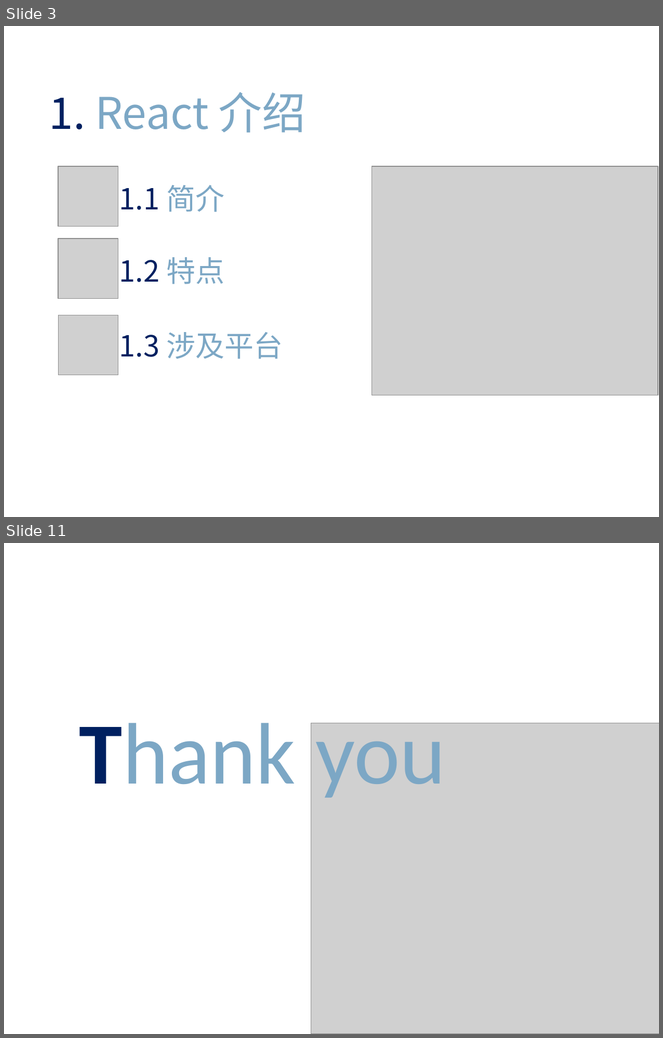
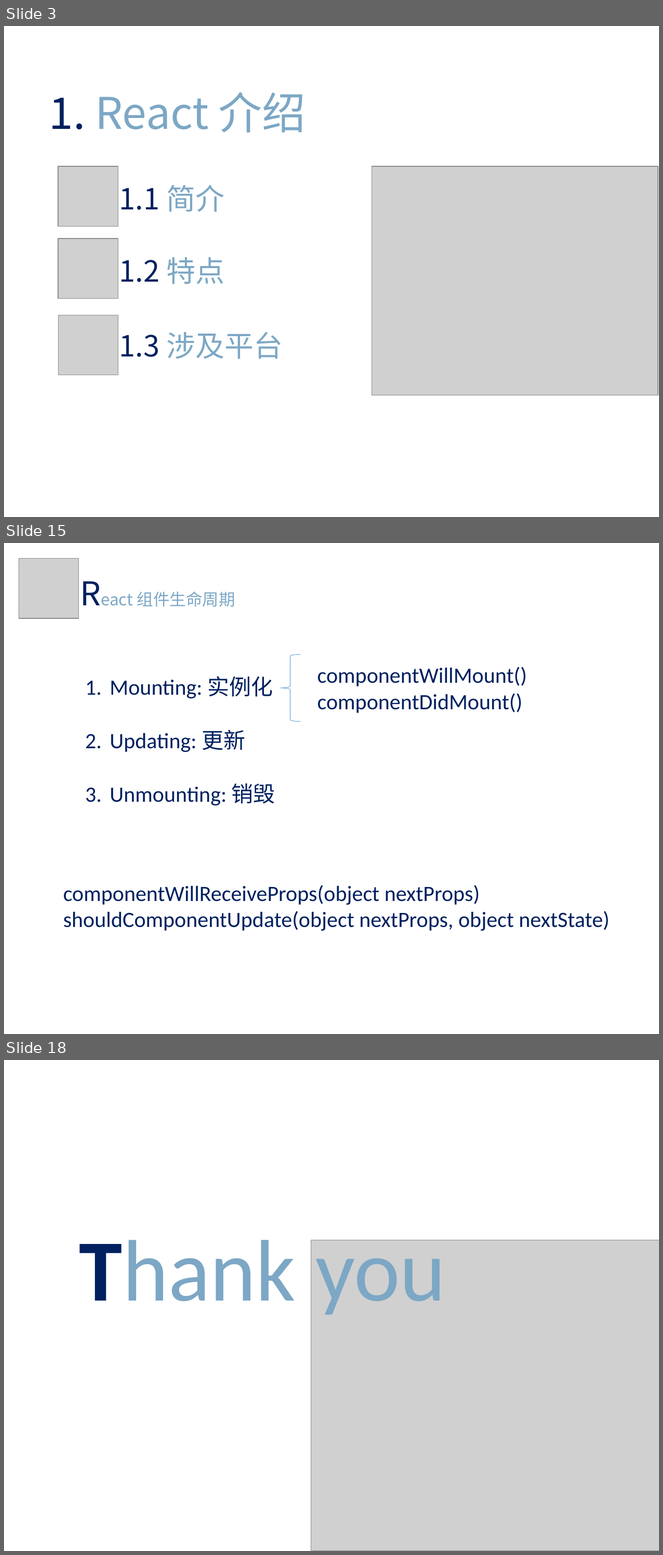
Before and after one commit to m544498510/may-web-app, a slide deck: new_doc/react share.pptx. Shown one above the other, each under a label of ours: slides 3 and 11 before the commit, slides 3, 15 and 18 after it; the slides between them are not shown. The pictures are 663x1038 and 663x1555 pixels, drawn with LibreOffice and Linux fonts; fonts in the diff are those of the drawing; grey boxes stand for pictures. Boxes give left, top, right and bottom in pixels: in the first picture for what was removed or moved away, otherwise in the second. Text is boxed around its words. In the diff, an @@ line names an element or a change of style, - is before the commit and + after.

```diff
--- a/new_doc/react share.pptx
+++ b/new_doc/react share.pptx
@@ slide 15 added at (4, 543, 659, 1034), background #FFFFFF @@
@@ picture added at (19, 559, 79, 619) @@
@@ text added at (137, 591, 235, 607), 18 pt, text #7CA7C5 @@
+React 组件生命周期
@@ left brace added at (280, 654, 300, 721), outline #5B9BD5 0.5 pt @@
@@ text added at (318, 667, 527, 713), 24 pt, text #002060 @@
+componentWillMount()
+componentDidMount()
@@ text added at (110, 676, 275, 806), 24 pt, text #002060 @@
+1. Mounting: 实例化
+2. Updating: 更新
+3. Unmounting: 销毁
@@ text added at (63, 885, 609, 931), 24 pt, text #002060 @@
+componentWillReceiveProps(object nextProps)
+shouldComponentUpdate(object nextProps, object nextState)
@@ what was slide 11 is now slide 18 @@
```
Also in this commit, not shown: 7 slides changed, 6 other slides added, 1 other file.
